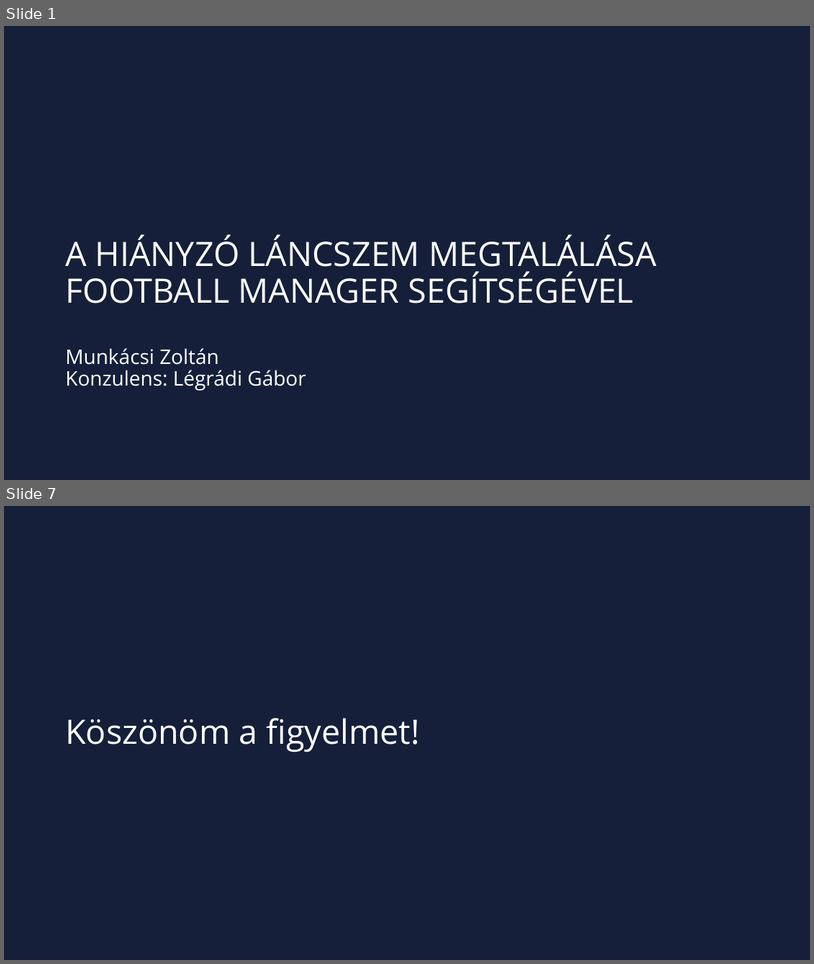
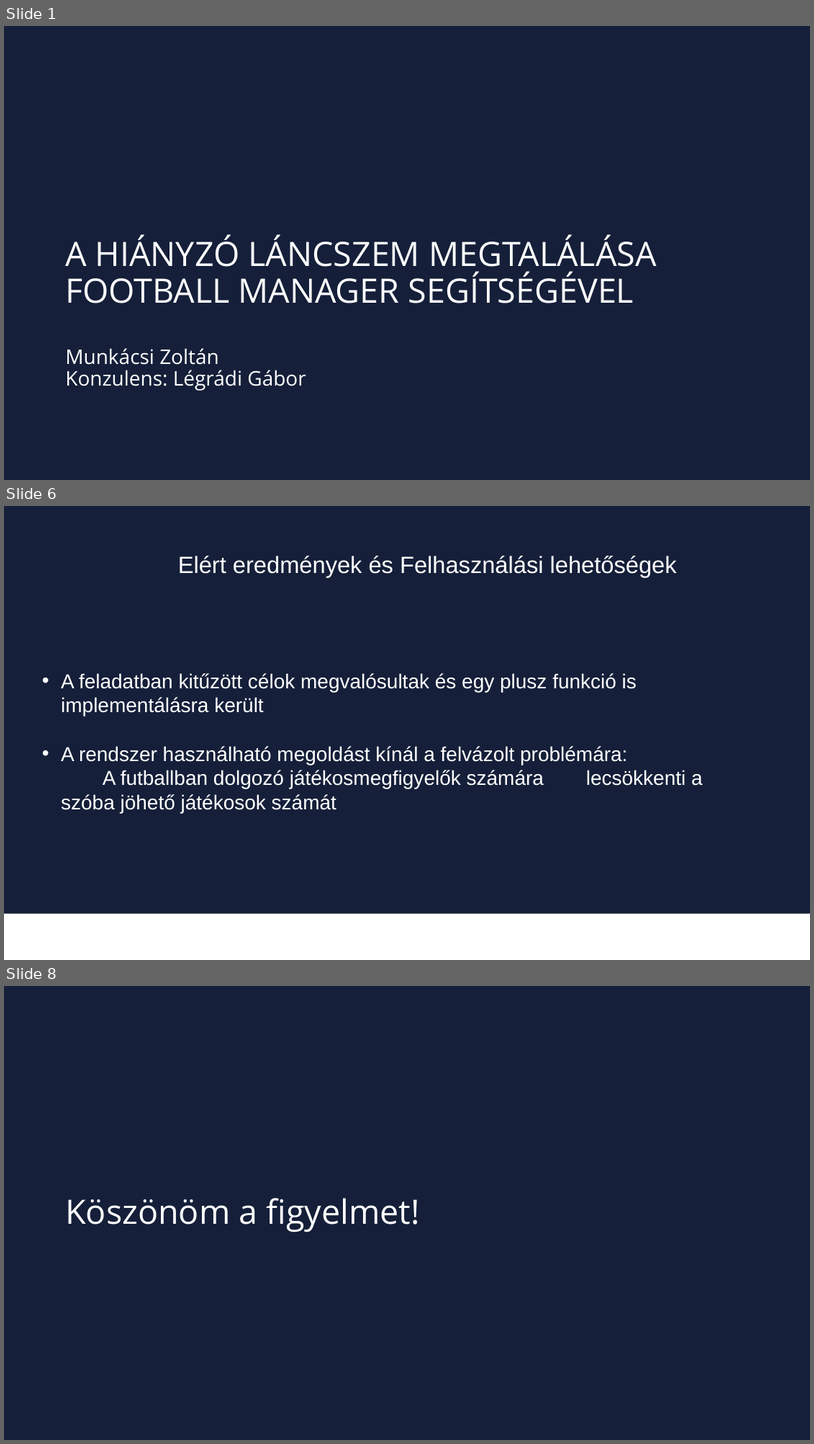
Before and after one commit to mZoltan05/MissingChainviaFootballManager, a slide deck: Szakdolgozat/Megvalósítás/Projektmunka4/MunkácsiZoltán_PREZ.pptx. Shown one above the other, each under a label of ours: slides 1 and 7 before the commit, slides 1, 6 and 8 after it; the slides between them are not shown. The pictures are 814x964 and 814x1444 pixels, drawn with LibreOffice and Linux fonts; fonts in the diff are those of the drawing; background and template pictures are left out. Boxes give left, top, right and bottom in pixels: in the first picture for what was removed or moved away, otherwise in the second. Text is boxed around its words. In the diff, an @@ line names an element or a change of style, - is before the commit and + after.

```diff
--- a/Szakdolgozat/Megvalósítás/Projektmunka4/MunkácsiZoltán_PREZ.pptx
+++ b/Szakdolgozat/Megvalósítás/Projektmunka4/MunkácsiZoltán_PREZ.pptx
@@ slide 6 added at box(4, 506, 810, 960), background #151F39 @@
@@ text added at box(178, 556, 677, 577), 28 pt, text #FFFFFF @@
+Elért eredmények és Felhasználási lehetőségek
@@ text added at box(61, 673, 703, 813), 24 pt, text #FFFFFF @@
+• A feladatban kitűzött célok megvalósultak és egy plusz funkció is implementálásra került
+• A rendszer használható megoldást kínál a felvázolt problémára:
+  A futballban dolgozó játékosmegfigyelők számára lecsökkenti a szóba jöhető játékosok számát
@@ rectangle added at box(4, 913, 810, 960), fill #FFFFFF, 18 pt, text #FFFFFF @@
+v
@@ what was slide 7 is now slide 8 @@
```
Also in this commit, not shown: 3 slides changed, 2 other slides added, 2 slides removed, 4 other files.
